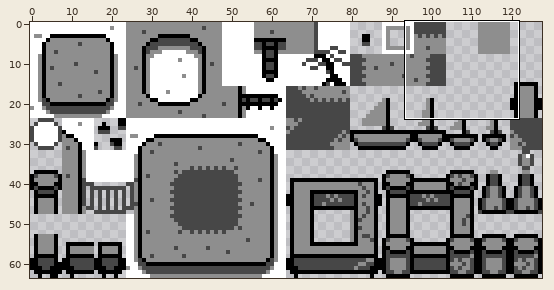
Two states of a pixel-art file, Assets/island-tiles.ase. Above: a wide view before the commit, with the close-up outlined.
Close-up. Before:
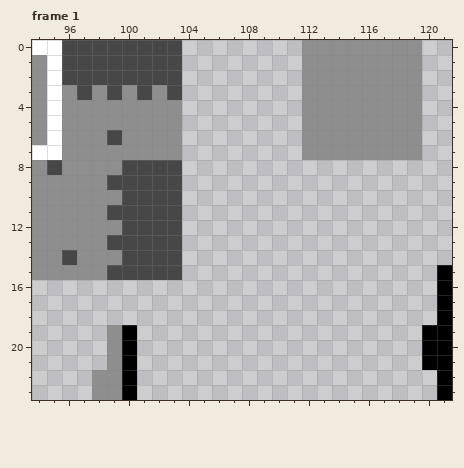
128x64 pixels, 2 frames. Colours within 5 levels of each other are drawn and written as one. Shown: frame 1: x 94..121, y 0..23.
The result:
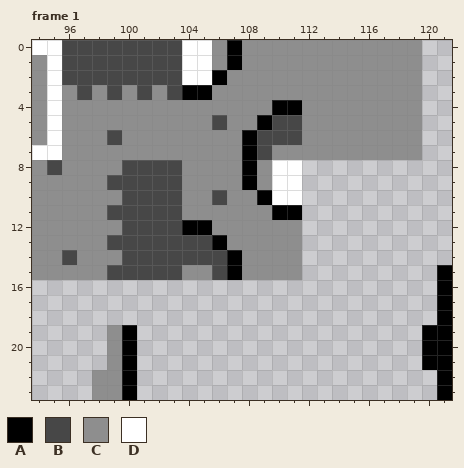
Palette (. is transparent): A #000000  B #474747  C #8e8e8e  D #ffffff
Changes in this commit:
Changed rows in their new state; - is an unchanged pixel.
Frame 1, layer "Layer 1":
first column x 104:
 0 DDCACCCC
 1 DDCACCCC
 2 DDACCCCC
 3 AACCCCCC
 4 CCCCCCAA
 5 CCBCCABB
 6 CCCCABBB
 7 CCCCABCC
 8 CCCCACDD
 9 CCCCACDD
10 CCBCCADD
11 CCCCCCAA
12 AACCCCCC
13 BBACCCCC
14 BBBACCCC
15 CCBACCCC
Pixel boxes of the changes (left, top, right, bottom) in both close-ups:
added: (182, 40, 302, 280)
